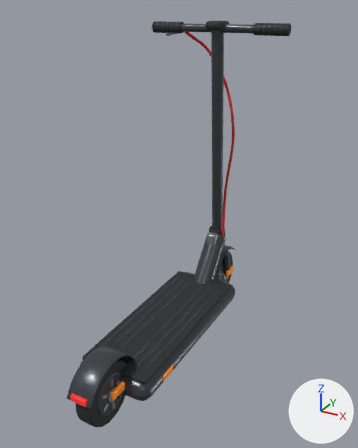
The glTF model vehicles/electric_kick_scooter.glb: old version first, new version second.
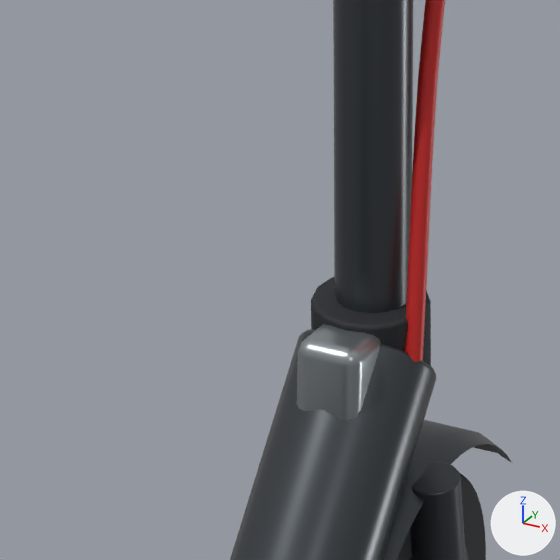
There are two pictures of each version: one whole from a 50 mm camera at (0.889, -1.549, 1.356) aimed at (0.046, -0.015, 0.589), one close up on the part from 47% to 68% of the width and 42% to 59% of the height. Lighting does not change. The marker at lower right points along +X, +Y and +Z. The last two pictures show the newer version. Where no turn or scale is listed for an object, it has been applied to the vertices. Vertices at exactly the same position are counted once.

Names of what the first close-up shows: 'Deck neck', 'Folding collar', 'Folding latch', 'Fork blade.001', 'Handlebar tube', 'Red brake cable', 'Road tyre', 'Wheel guard.001'.
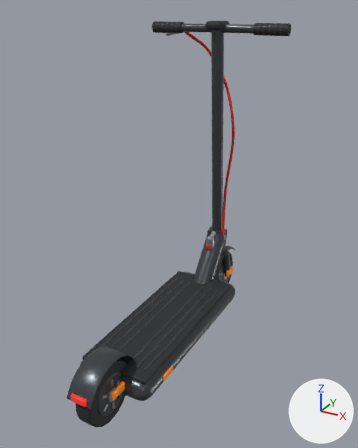
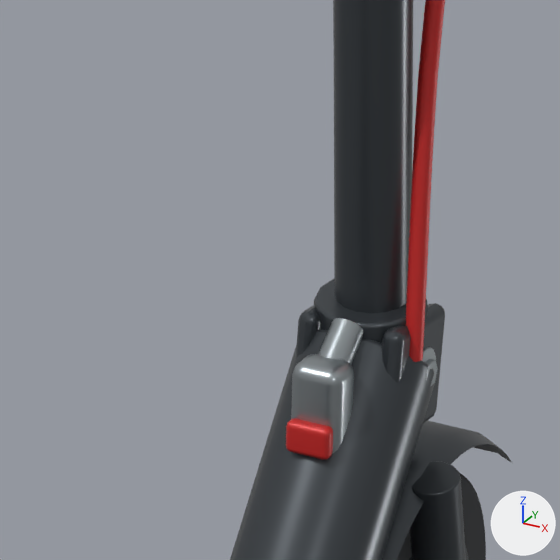
Changed parts and their boxes (x1, y1, x2, y2) in the close-ups (560 x 560 px):
'Folding latch', deleted
    before: (296, 324, 381, 420)
'Folding latch lever', added
    after: (291, 354, 354, 454)
'Folding collar', reshaped
    before: (311, 277, 431, 366)
    after: (314, 279, 428, 343)
'Folding hinge cheek.001', added
    after: (382, 303, 445, 423)
'Folding latch safety tab', added (red)
    after: (286, 418, 333, 460)
'Folding latch catch', added
    after: (319, 318, 363, 364)
'Folding hinge cheek', added
    after: (295, 305, 321, 360)
'Hinge pivot head.001', added
    after: (425, 358, 438, 387)
'Hinge pivot washer.001', added (mostly hidden)
    after: (422, 346, 436, 362)

What changed in the scene script:
```text
Change me_cylinder_012:
    used by ob_folding_collar; location = (0.0, 0.4505, 0.345)
    remove me_cylinder_012.from_pydata(...)  # 96 vertices, 188 faces; spans x -0.039..0.039, y -0.042..0.042, z -0.0386..0.0386
    add me_cylinder_012.from_pydata(...)  # 96 vertices, 188 faces; spans x -0.037..0.037, y -0.04..0.04, z -0.0384..0.0384
    me_cylinder_012 part 1: 96 of 96 vertices moved; they spanned x -0.039..0.039, y -0.042..0.042, z -0.0386..0.0386 and now span x -0.037..0.037, y -0.04..0.04, z -0.0384..0.0384; mean shift (0.0, 0.0, 0.0)
Add me_cylinder_015_1:
    me_cylinder_015_1.from_pydata(...)  # 144 vertices, 284 faces; spans x -0.0025..0.0025, y -0.017..0.017, z -0.017..0.017
    me_cylinder_015_1.materials.append(mat_brushed_axle)  # grey #a6adb1
Add me_cylinder_016_1:
    me_cylinder_016_1.from_pydata(...)  # 84 vertices, 164 faces; spans x -0.003..0.003, y -0.0098..0.0098, z -0.0087..0.0087
    me_cylinder_016_1.materials.append(mat_brushed_axle)  # grey #a6adb1
Add me_cube_042:
    me_cube_042.from_pydata(...)  # 96 vertices, 188 faces; spans x -0.0155..0.0155, y -0.0055..0.0055, z -0.011..0.011
    me_cube_042.materials.append(mat_brake_cable)  # red #ce2b29
Add me_cube_041_1:
    me_cube_041_1.from_pydata(...)  # 96 vertices, 188 faces; spans x -0.018..0.018, y -0.015..0.015, z -0.0345..0.0345
    me_cube_041_1.materials.append(mat_brushed_axle)  # grey #a6adb1
Add me_cylinder_017_1:
    me_cylinder_017_1.from_pydata(...)  # 96 vertices, 188 faces; spans x -0.011..0.011, y -0.0213..0.0213, z -0.0199..0.0199
    me_cylinder_017_1.materials.append(mat_brushed_axle)  # grey #a6adb1
Add me_cube_040_1:
    me_cube_040_1.from_pydata(...)  # 96 vertices, 188 faces; spans x -0.0075..0.0075, y -0.0432..0.0432, z -0.044..0.044
    me_cube_040_1.materials.append(mat_graphite_frame)  # dark grey #484d52
Add me_cube_039_1:
    me_cube_039_1.from_pydata(...)  # 96 vertices, 188 faces; spans x -0.0075..0.0075, y -0.0432..0.0432, z -0.044..0.044
    me_cube_039_1.materials.append(mat_graphite_frame)  # dark grey #484d52
Remove ob_folding_latch:
    ob_folding_latch = bpy.data.objects.new('Folding latch', me_cube_039)
    ob_folding_latch.location = (0.0, 0.408, 0.337)
Add ob_hinge_pivot_washer_001:
    ob_hinge_pivot_washer_001 = bpy.data.objects.new('Hinge pivot washer.001', me_cylinder_015_1)
    ob_hinge_pivot_washer_001.location = (0.039, 0.446, 0.335)
Add ob_hinge_pivot_head_001:
    ob_hinge_pivot_head_001 = bpy.data.objects.new('Hinge pivot head.001', me_cylinder_016_1)
    ob_hinge_pivot_head_001.location = (0.043, 0.446, 0.335)
Add ob_folding_latch_safety_tab:
    ob_folding_latch_safety_tab = bpy.data.objects.new('Folding latch safety tab', me_cube_042)
    ob_folding_latch_safety_tab.location = (0.0, 0.359, 0.315)
Add ob_folding_latch_lever:
    ob_folding_latch_lever = bpy.data.objects.new('Folding latch lever', me_cube_041_1)
    ob_folding_latch_lever.location = (0.0, 0.377, 0.328)
Add ob_folding_latch_catch:
    ob_folding_latch_catch = bpy.data.objects.new('Folding latch catch', me_cylinder_017_1)
    ob_folding_latch_catch.location = (0.0, 0.399, 0.3605)
Add ob_folding_hinge_cheek_001:
    ob_folding_hinge_cheek_001 = bpy.data.objects.new('Folding hinge cheek.001', me_cube_040_1)
    ob_folding_hinge_cheek_001.location = (0.03, 0.447, 0.331)
Add ob_folding_hinge_cheek:
    ob_folding_hinge_cheek = bpy.data.objects.new('Folding hinge cheek', me_cube_039_1)
    ob_folding_hinge_cheek.location = (-0.03, 0.447, 0.331)
```
